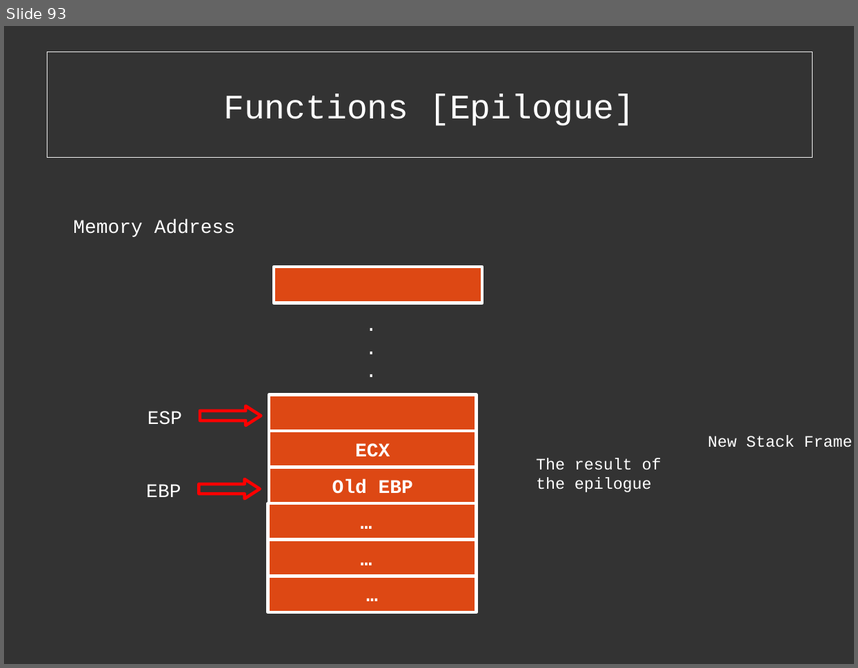
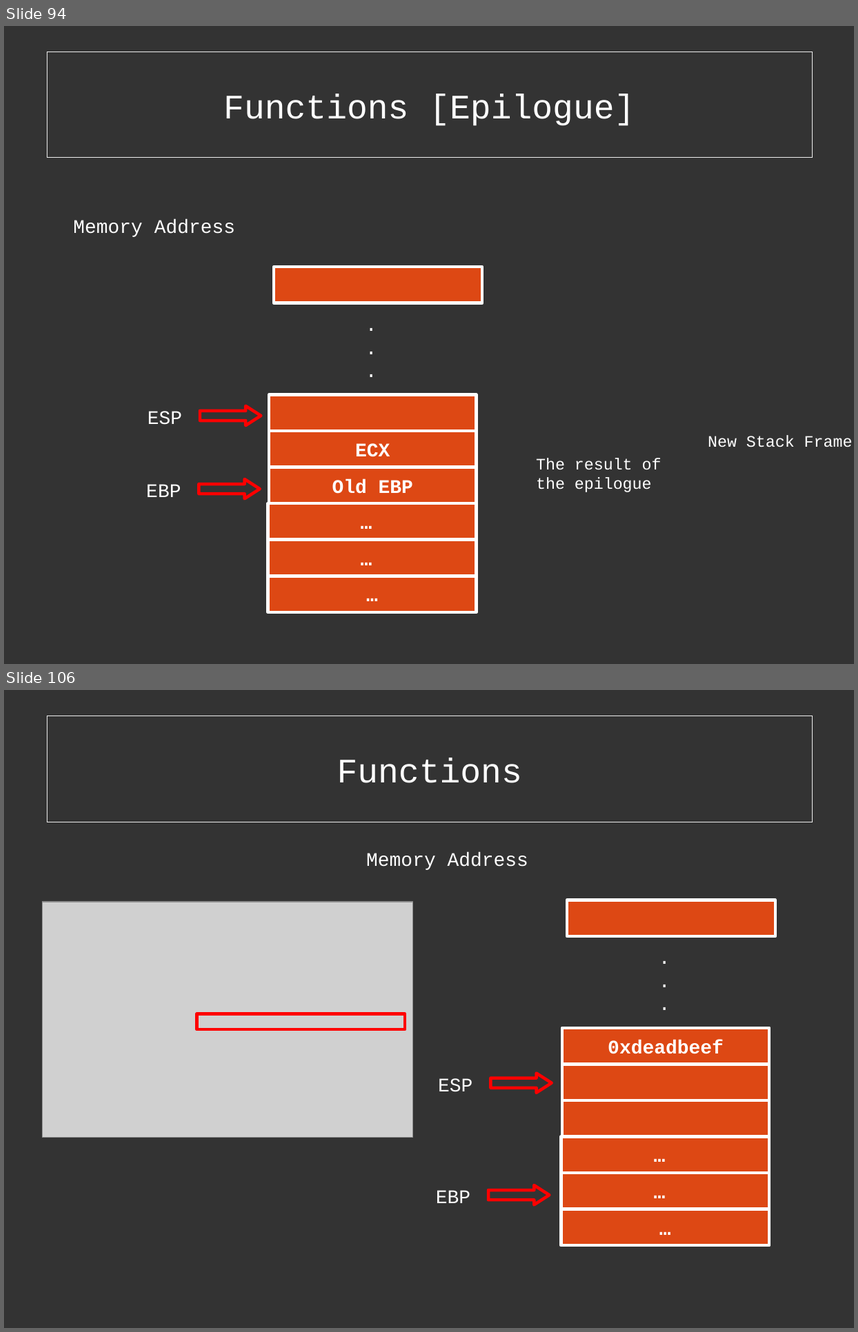
Before and after one commit to cExplr/Reversing_Basics, a slide deck: reversingBasics.odp. Shown one above the other, each under a label of ours: slide 93 before the commit, slides 94 and 106 after it; the slides between them are not shown. The pictures are 858x668 and 858x1332 pixels, drawn with LibreOffice and Linux fonts; fonts in the diff are those of the drawing; grey boxes stand for pictures. Boxes give left, top, right and bottom in pixels: in the first picture for what was removed or moved away, otherwise in the second. Text is boxed around its words. In the diff, an @@ line names an element or a change of style, - is before the commit and + after.

```diff
--- a/reversingBasics.odp
+++ b/reversingBasics.odp
@@ slide 106 added at (x1=4, y1=690, x2=854, y2=1328), background #333333 @@
@@ rectangle added at (x1=47, y1=716, x2=813, y2=822), fill #333333 at 40% opacity, outline #EEEEEE 0 pt, 32 pt, text #FFFFFF @@
+Functions
@@ text added at (x1=366, y1=853, x2=528, y2=870), 18 pt, text #FFFFFF @@
+Memory Address
@@ picture added at (x1=43, y1=902, x2=413, y2=1137) @@
@@ rectangle added at (x1=567, y1=900, x2=775, y2=936), fill #DD4814, outline #FFFFFF 2.89 pt @@
@@ text added at (x1=651, y1=941, x2=684, y2=1025), 18 pt, text #FFFFFF @@
+.
+.
+.
@@ rectangle added at (x1=197, y1=1014, x2=405, y2=1029), outline #FF0000 2.89 pt @@
@@ rectangle added at (x1=562, y1=1028, x2=770, y2=1064), fill #DD4814, outline #FFFFFF 2.89 pt, 18 pt, text #FFFFFF, bold @@
+0xdeadbeef
@@ text added at (x1=438, y1=1078, x2=473, y2=1092), 18 pt, text #FFFFFF @@
+ESP
@@ right arrow added at (x1=490, y1=1074, x2=552, y2=1093), outline #FF0000 2.89 pt @@
@@ rectangle added at (x1=562, y1=1064, x2=770, y2=1101), fill #DD4814, outline #FFFFFF 2.89 pt @@
@@ rectangle added at (x1=562, y1=1101, x2=770, y2=1136), fill #DD4814, outline #FFFFFF 2.89 pt @@
@@ rectangle added at (x1=561, y1=1136, x2=769, y2=1173), fill #DD4814, outline #FFFFFF 2.89 pt, 18 pt, text #FFFFFF, bold @@
+…
@@ right arrow added at (x1=488, y1=1185, x2=549, y2=1205), outline #FF0000 2.89 pt @@
@@ rectangle added at (x1=561, y1=1173, x2=769, y2=1209), fill #DD4814, outline #FFFFFF 2.89 pt, 18 pt, text #FFFFFF, bold @@
+…
@@ text added at (x1=436, y1=1190, x2=470, y2=1203), 18 pt, text #FFFFFF @@
+EBP
@@ rectangle added at (x1=561, y1=1209, x2=769, y2=1245), fill #DD4814, outline #FFFFFF 2.89 pt, 18 pt, text #FFFFFF, bold @@
+…
@@ what was slide 93 is now slide 94 @@
```
Also in this commit, not shown: 3 slides changed, 25 other slides added, 1 slide removed, 7 other files.
